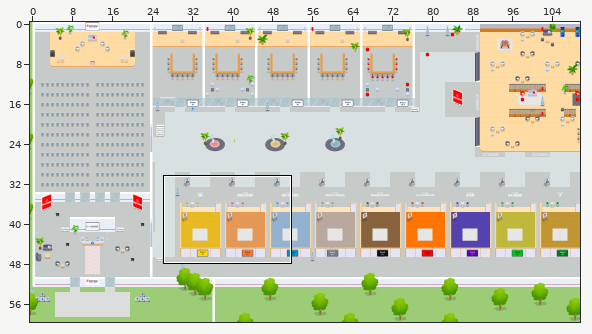
An edit to a level. Tiled map (JSON), map.tmj. The first picture is a wide view before the edit; the outline marks the close-up.
Close-up. Before the commit:
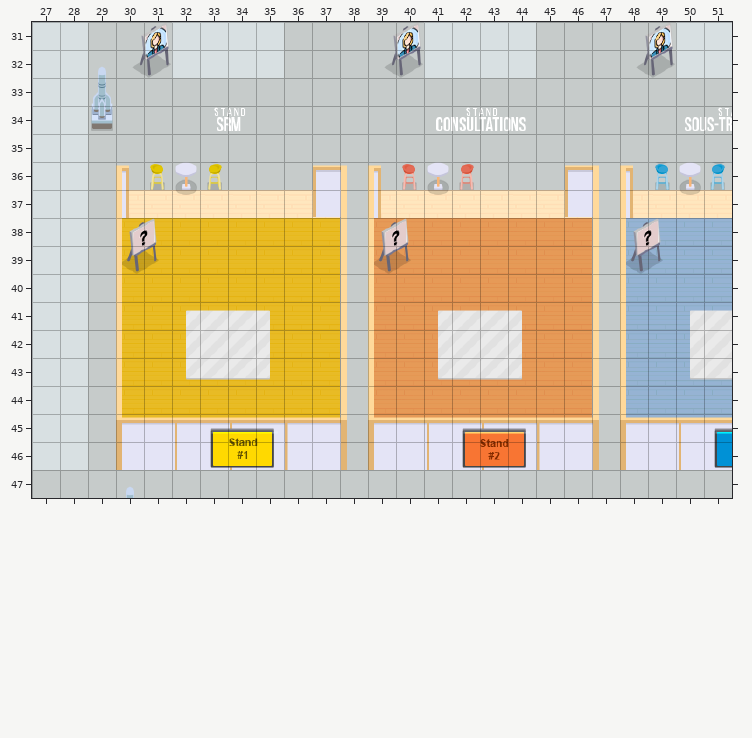
Cells are 32x32 px. Shown: x 27..51, y 31..47. The commit also changed other parts of the map, which this record leaves out.
Once edited:
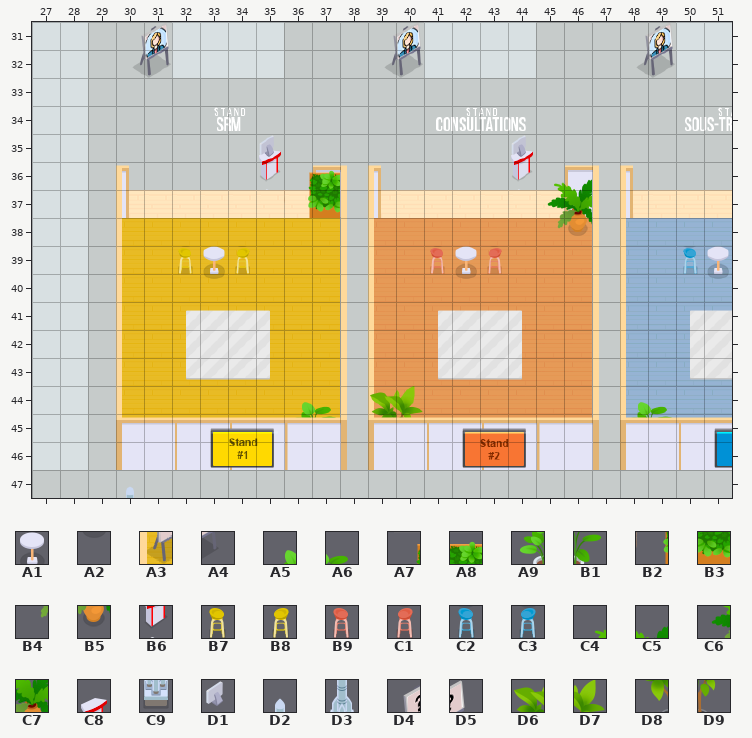
Key: from "Chunk 1": A1 133, A2 134, A3 135, A4 136; from "Chunk 2": A5 17, A6 18, A7 19, A8 20, A9 22, B1 23, B2 33, B3 34, B4 60, B5 61, B6 102 flipped left-right, B7 127, B8 127 flipped left-right, B9 128, C1 128 flipped left-right, C2 129, C3 129 flipped left-right, C4 155, C5 156, C6 158, C7 159, C8 171 flipped left-right, C9 184, D1 185 flipped left-right, D2 201, D3 202, D4 203, D5 204, D6 228, D7 229, D8 234, D9 235.
__ is an empty cell, .. an unchanged one.
See-through tiles are keyed as they look on the map.
Changes in this commit:
--- layer "floor/floor2"
@@ x 32..50 @@
-36 A1 .. .. .. .. .. .. .. .. A1 .. .. .. .. .. .. .. .. A1
-37 A2 .. .. .. .. .. .. .. .. A2 .. .. .. .. .. .. .. .. A2
+36 __ .. .. .. .. .. .. .. .. __ .. .. .. .. .. .. .. .. __
+37 __ .. .. .. .. .. .. .. .. __ .. .. .. .. .. .. .. .. __
@@ x 30..51 @@
-39 A3 A4 .. __ .. .. .. .. .. A3 A4 .. __ .. .. .. .. .. A3 A4 .. __
-40 .. .. .. __ .. .. .. .. .. .. .. .. __ .. .. .. .. .. .. .. .. __
+39 __ __ .. A1 .. .. .. .. .. __ __ .. A1 .. .. .. .. .. __ __ .. A1
+40 .. .. .. A2 .. .. .. .. .. .. .. .. A2 .. .. .. .. .. .. .. .. A2
--- layer "furniture/furniture1"
@@ x 31..51 @@
-36 B7 .. B8 .. __ .. .. .. .. B9 .. C1 .. __ .. .. .. .. C2 .. C3
+36 __ .. __ .. B6 .. .. .. .. __ .. __ .. B6 .. .. .. .. __ .. __
@@ x 32..50 @@
-39 __ .. __ .. .. .. .. .. .. __ .. __ .. .. .. .. .. .. __
+39 B7 .. B8 .. .. .. .. .. .. B9 .. C1 .. .. .. .. .. .. C2
--- layer "furniture/furniture3"
@@ x 29..29 @@
-34 C9
+34 __
--- layer "above/above0"
@@ x 29..29 @@
-32 D2
-33 D3
+32 __
+33 __
@@ x 35..44 @@
-35 __ .. .. .. .. .. .. .. .. __
+35 C8 .. .. .. .. .. .. .. .. C8
@@ x 30..49 @@
-38 D4 D5 .. .. .. .. .. .. .. D4 D5 .. .. .. .. .. .. .. D4 D5
+38 __ __ .. .. .. .. .. .. .. __ __ .. .. .. .. .. .. .. __ __
@@ x 36..49 @@
-44 __ __ .. __ __ .. .. .. .. .. .. .. __ __
-45 __ __ .. __ __ .. .. .. .. .. .. .. __ __
+44 A5 A6 .. D6 D7 .. .. .. .. .. .. .. A5 A6
+45 A9 B1 .. D8 D9 .. .. .. .. .. .. .. A9 B1
--- layer "above/above1"
@@ x 35..44 @@
-35 __ .. .. .. .. .. .. .. .. __
+35 D1 .. .. .. .. .. .. .. .. D1
--- layer "above/above3"
@@ x 36..46 @@
-36 __ __ .. .. .. .. .. .. .. __ __
-37 __ __ .. .. .. .. .. .. .. __ __
-38 .. .. .. .. .. .. .. .. .. __ __
+36 A7 A8 .. .. .. .. .. .. .. C4 C5
+37 B2 B3 .. .. .. .. .. .. .. C6 C7
+38 .. .. .. .. .. .. .. .. .. B4 B5
